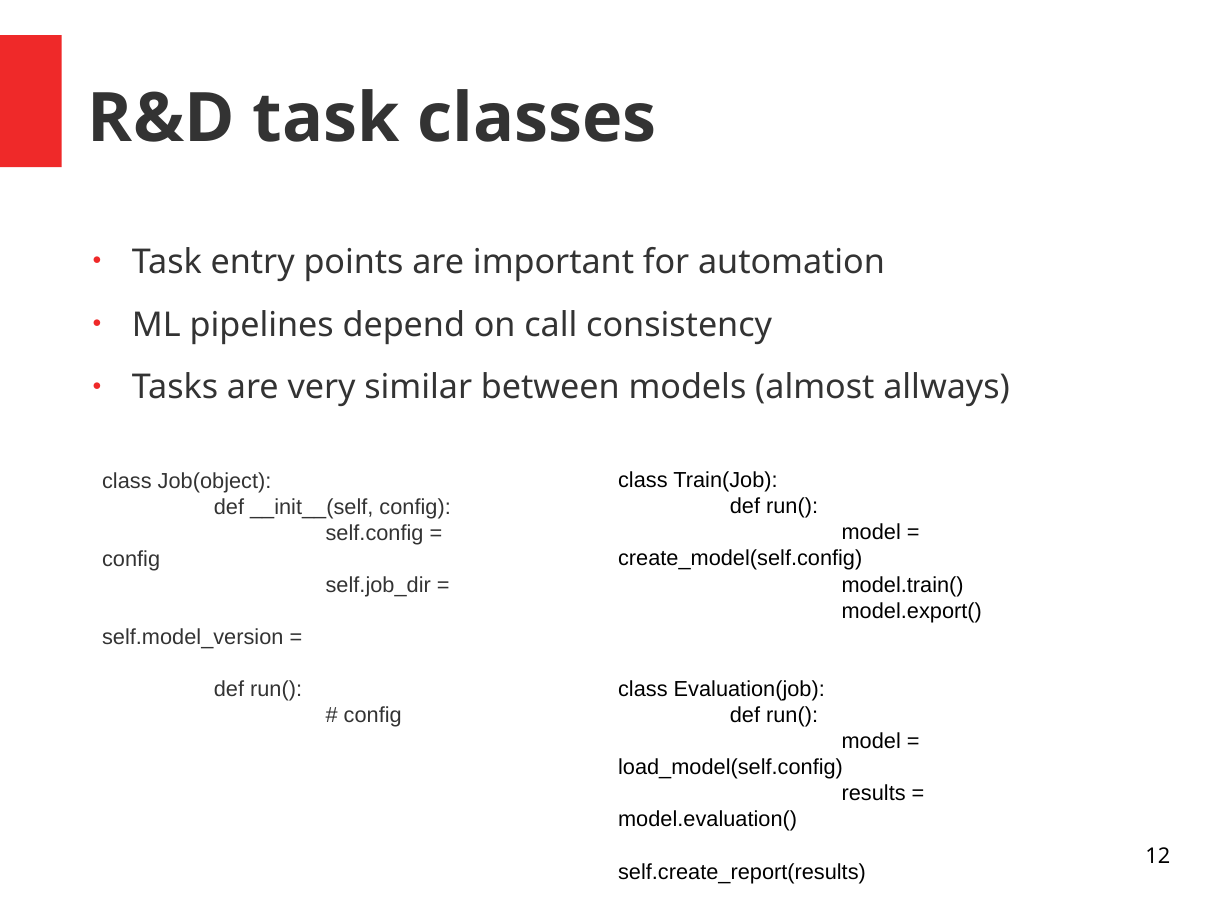
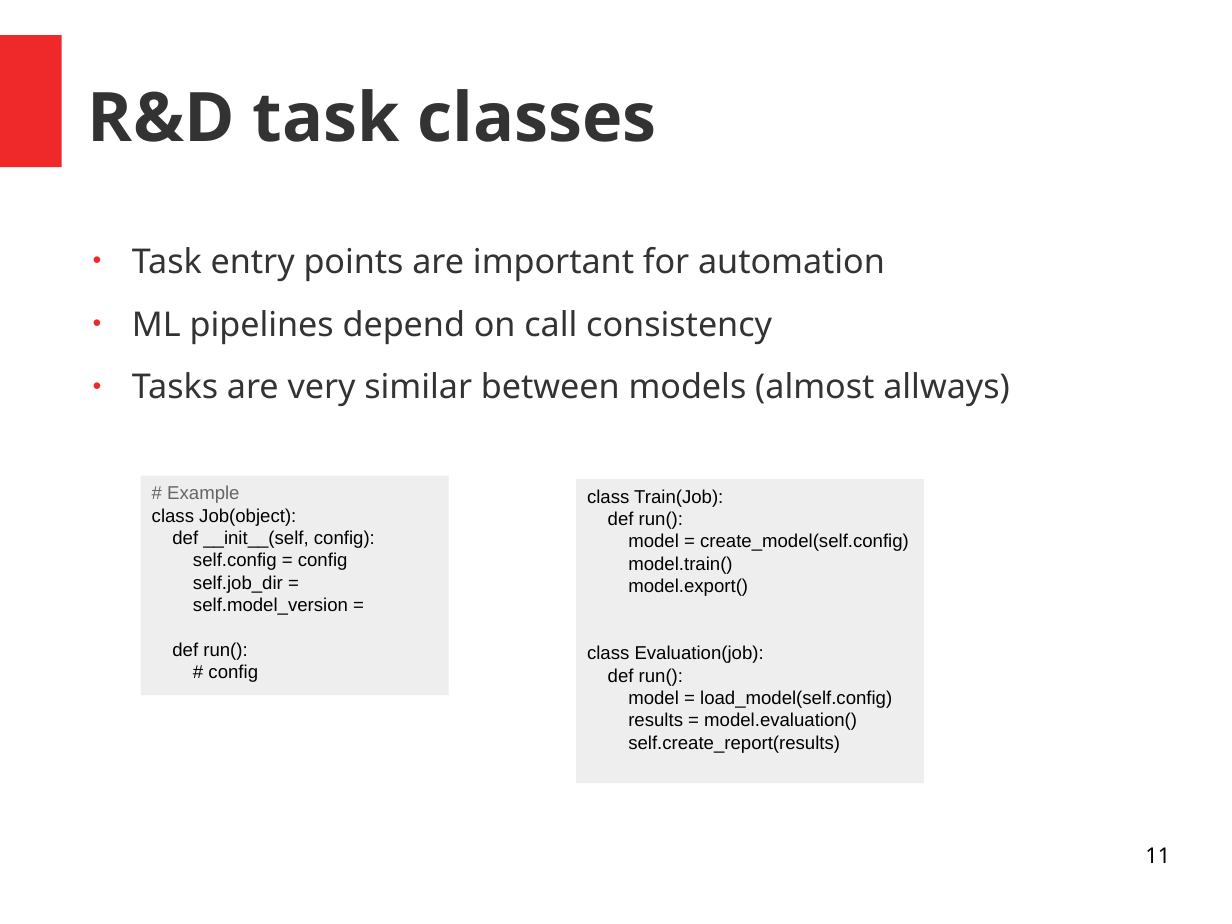
Before and after one commit to andrefsp/models-to-production, a slide deck: slide 11 of models-to-production.odp (slide 12 before the commit). Drawn at 1232x924 pixels with LibreOffice and Linux fonts; fonts in the diff are those of the drawing. Boxes give left, top, right and bottom in pixels: in the first picture for what was removed or moved away, otherwise in the second. Text is boxed around its words. In the diff, an @@ line names an element or a change of style, - is before the commit and + after.

```diff
--- a/models-to-production.odp
+++ b/models-to-production.odp
@@ rectangle "# Example" at box(141, 476, 449, 695): fill none to #EEEEEE @@
@@ rectangle "# Example": place and size @@
-rectangle "# Example" at box(102, 472, 450, 727)
+rectangle "# Example" at box(141, 476, 449, 695)
@@ text in rectangle at box(152, 508, 375, 682): size 14 to 12 pt, text colour #333333 to #000000; indent changed; less space between paragraphs @@
@@ text in rectangle at box(167, 485, 239, 503): paragraph added @@
+# Example
@@ rectangle "class Train(Job): def run(): model ...": place and size @@
-rectangle "class Train(Job): def run(): model ..." at box(618, 471, 982, 883)
+rectangle "class Train(Job): def run(): model ..." at box(576, 480, 923, 784)
@@ rectangle "class Train(Job): def run(): model ..." at box(576, 480, 923, 784): fill none to #EEEEEE @@
@@ text in rectangle at box(587, 489, 909, 596): size 14 to 12 pt in "class Train(Job): def run(): model = create_model(self.confi ...", "model.export()" @@
@@ text in rectangle at box(587, 645, 892, 753): text changed; size 14 to 12 pt @@
-class Evaluation(job):
-def run():
-model = load_model(self.config)
-results = model.evaluation()
-self.create_report(results)
+class Evaluation(job):
+def run():
+model = load_model(self.config)
+results = model.evaluation()
+self.create_report(results)
@@ page number at box(1145, 847, 1170, 863): text changed @@
-12
+11
```
Also in this commit, not shown: 10 other slides changed, 1 slide added, 5 slides removed.
